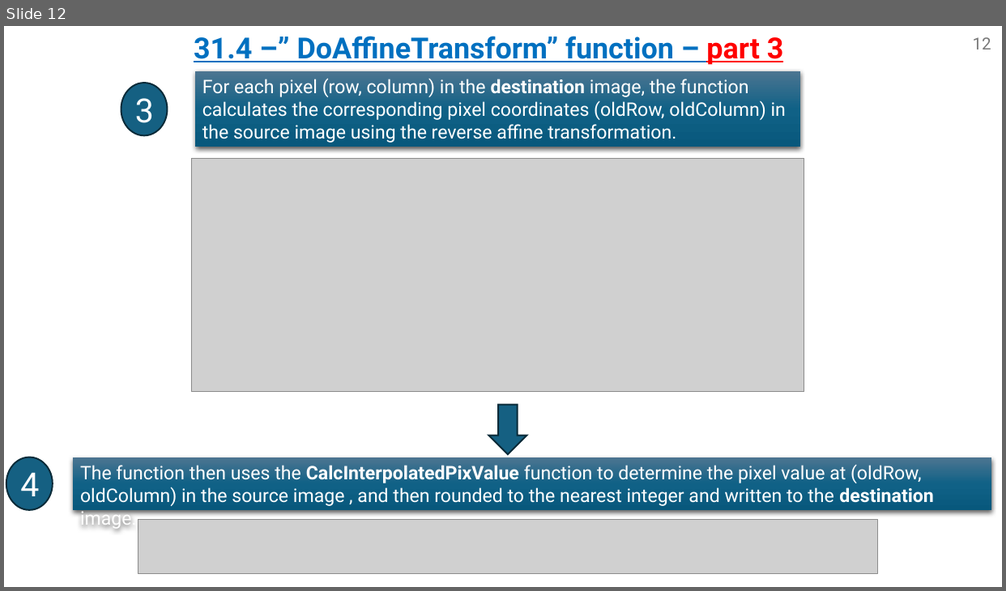
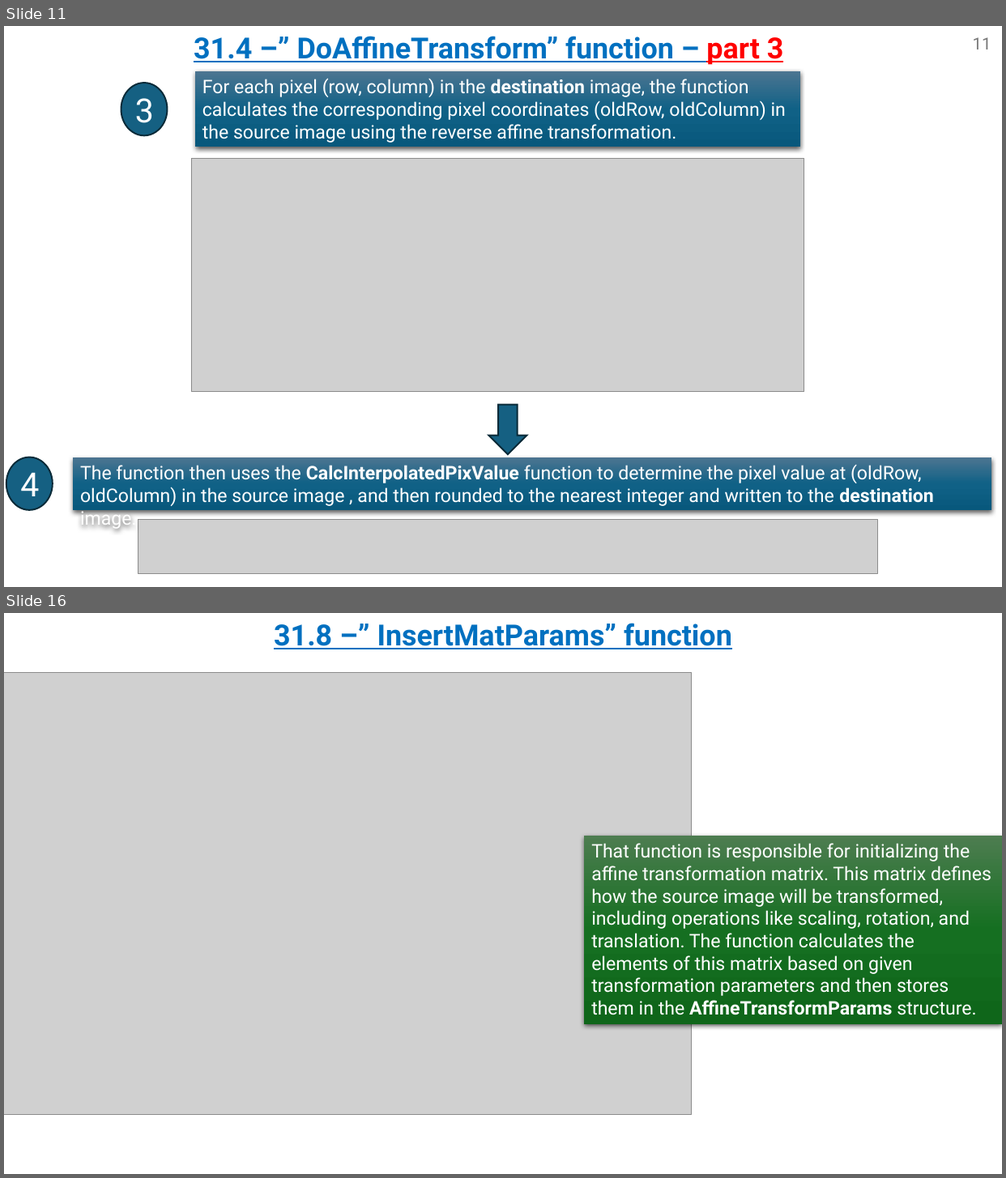
Before and after one commit to omripony/image-processing, a slide deck: labs/lab31-waiting for grade/version 2/1950-2210-7939-ImPr31-2.pptx. Shown one above the other, each under a label of ours: slide 12 before the commit, slides 11 and 16 after it; the slides between them are not shown. The pictures are 1006x591 and 1006x1178 pixels, drawn with LibreOffice and Linux fonts; fonts in the diff are those of the drawing; grey boxes stand for pictures. Boxes give left, top, right and bottom in pixels: in the first picture for what was removed or moved away, otherwise in the second. Text is boxed around its words. In the diff, an @@ line names an element or a change of style, - is before the commit and + after.

```diff
--- a/labs/lab31-waiting for grade/version 2/1950-2210-7939-ImPr31-2.pptx
+++ b/labs/lab31-waiting for grade/version 2/1950-2210-7939-ImPr31-2.pptx
@@ slide 16 added at box(4, 613, 1002, 1174), background #FFFFFF @@
@@ text added at box(274, 623, 732, 649), 28 pt, text #0070C0, bold, underline @@
+31.8 –” InsertMatParams” function
@@ picture added at box(4, 673, 692, 1115) @@
@@ rectangle added at box(584, 836, 1002, 1024), fill gradient #4D7E50 to #156F21 to #0F661B, 18 pt, text #FFFFFF @@
+That function is responsible for initializing the affine transformation matrix. This matrix defines how the source image will be transformed, including operations like scaling, rotation, and translation. The function calculates the elements of this matrix based on given transformation parameters and then stores them in the AffineTransformParams structure.
@@ what was slide 12 is now slide 11 @@
@@ page number at box(973, 37, 991, 49): text changed @@
-12
+11
```
Also in this commit, not shown: 14 slides changed, 1 other slide added, 3 slides removed.
